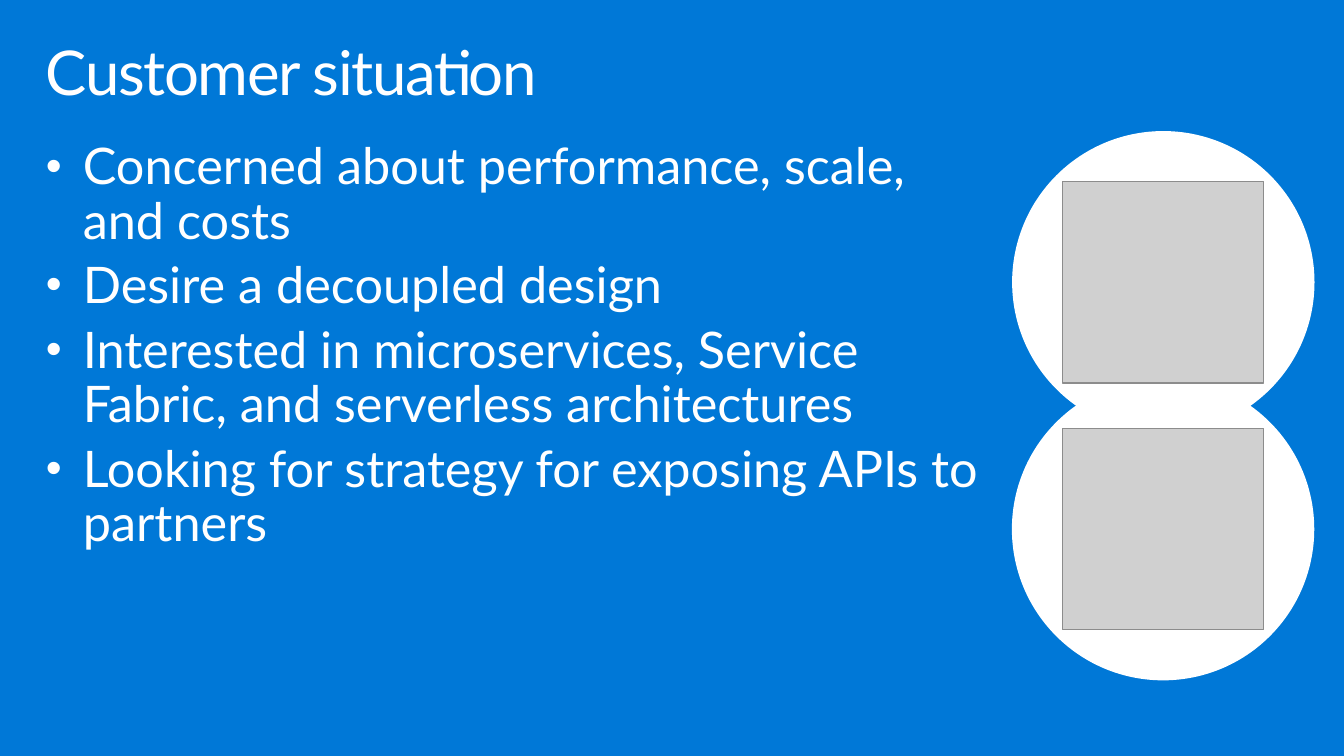
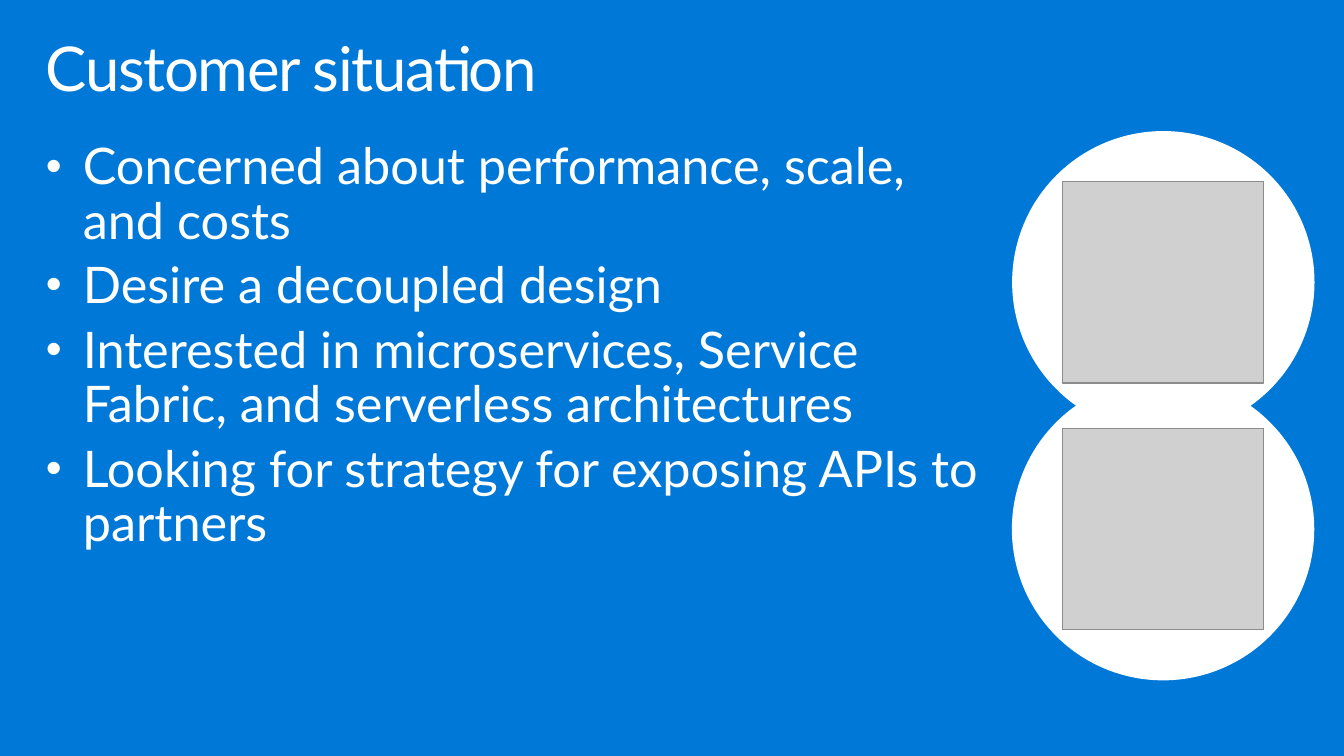
Before and after one commit to yellowbrickcode/MCW-Microservices-architecture, a slide deck: slide 5 of Whiteboard design session/WDS trainer presentation - Microservices architecture.pptx. Drawn at 1344x756 pixels with LibreOffice and Linux fonts; fonts in the diff are those of the drawing; grey boxes stand for pictures. Boxes give left, top, right and bottom in pixels: in the first picture for what was removed or moved away, otherwise in the second. Text is boxed around its words. In the diff, an @@ line names an element or a change of style, - is before the commit and + after.

```diff
--- a/Whiteboard design session/WDS trainer presentation - Microservices architecture.pptx
+++ b/Whiteboard design session/WDS trainer presentation - Microservices architecture.pptx
@@ title "Customer situation": place and size @@
-title "Customer situation" at bbox=[46, 49, 537, 96]
+title "Customer situation" at bbox=[46, 45, 537, 92]
```
Also in this commit, not shown: 1 other slide changed, 2 other files.
